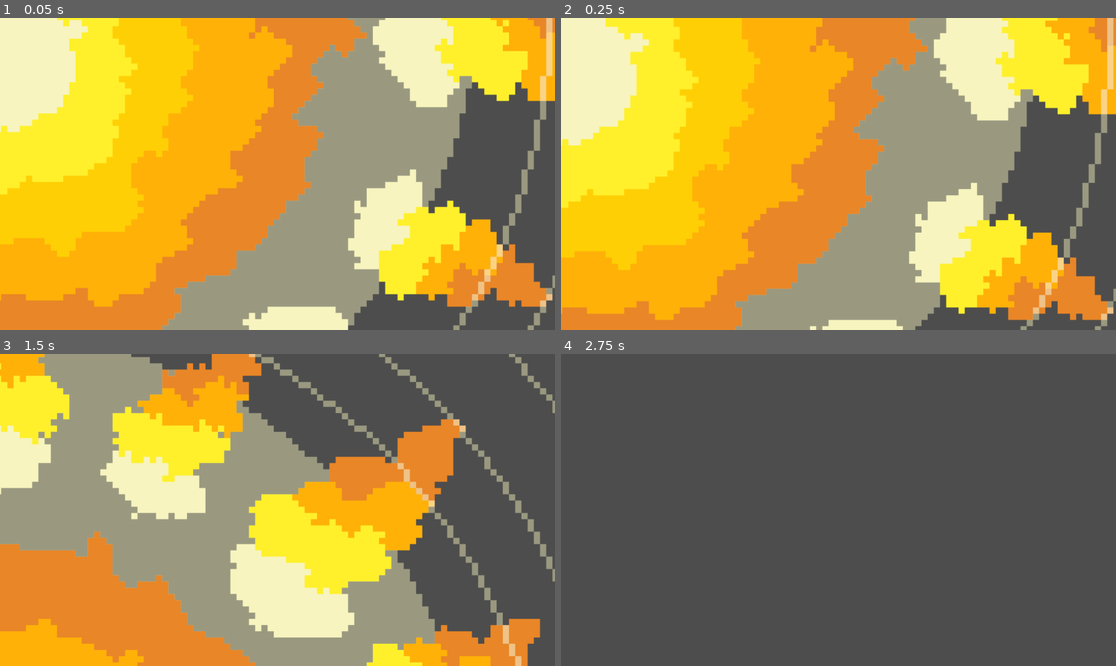
Above: before the commit, frames 1-4 (two rows, left to right).
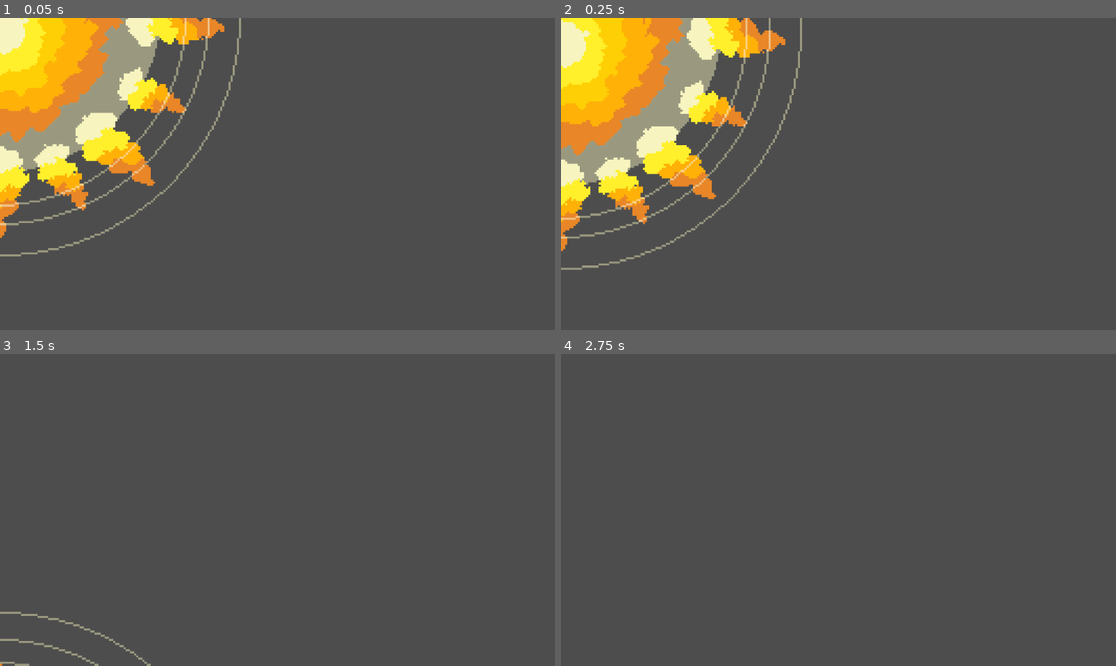
Above: after the commit, the same moments.

Repository: vikbro/FMI-codes-
Game: Godot game, scene res://scenes/Sun.tscn
The game is run twice, just before and just after one commit, with the same random seed, the same clock (stepped at 60 frames per second) and the same inputs. The project has no main scene, so this scene is started directly.
Inputs:
- Up to frame 1 (0.05 s): no input
- Up to frame 2 (0.25 s): no input
- Up to frame 3 (1.5 s): no input
- Up to frame 4 (2.75 s): no input

The runs differ from the first frame. In frame 1, 87% of the frame differs, in the area x 0-100%, y 0-100%; in frame 2, 88%; in frame 3, 72%; in frame 4, nothing differs.

Commit message:
some new scripts

Diff:
--- a/level.gd
+++ /dev/null
@@ -1,11 +0,0 @@
-extends Node2D
-
-var sun = preload("res://scenes/Sun.tscn")
-var earth = preload("res://scenes/earth.tscn")
-var start_dist = 15
-
-func _process(delta: float) -> void:
-	pass
-
-func update_velocity():
-	pass
--- a/level.tscn
+++ /dev/null
@@ -1,6 +0,0 @@
-[gd_scene format=3 uid="uid://baj62i50slq74"]
-
-[ext_resource type="Script" uid="uid://b0mhntcb5bibd" path="res://level.gd" id="1_u52ul"]
-
-[node name="Node2D" type="Node2D" unique_id=1709879849]
-script = ExtResource("1_u52ul")
--- a/project.godot
+++ b/project.godot
@@ -8,15 +8,19 @@
 
 config_version=5
 
+[animation]
+
+compatibility/default_parent_skeleton_in_mesh_instance_3d=true
+
 [application]
 
 config/name="SafeSpace"
-config/features=PackedStringArray("4.4", "Forward Plus")
+config/features=PackedStringArray("4.6", "Forward Plus")
 config/icon="res://sprites/icon.svg"
 
 [autoload]
 
-Signals="*uid://bjs3tltsgdhmn"
+Event="*uid://dkmiy275bnsxe"
 
 [file_customization]
 
--- /dev/null
+++ b/scenes/Earth.gd
@@ -0,0 +1,5 @@
+extends RigidBody2D
+var cel: Celestial
+
+func _ready() -> void:
+	cel = get_parent()
--- /dev/null
+++ b/scenes/Moon.gd
@@ -0,0 +1 @@
+extends RigidBody2D
--- /dev/null
+++ b/scenes/Sun.gd
@@ -0,0 +1 @@
+extends RigidBody2D
--- a/scenes/Sun.tscn
+++ b/scenes/Sun.tscn
@@ -1,18 +1,18 @@
 [gd_scene format=3 uid="uid://chrgsuib5ef5k"]
 
-[ext_resource type="Script" uid="uid://danwfvf8m7uyu" path="res://scripts/sun.gd" id="1_5fsc2"]
-[ext_resource type="Texture2D" uid="uid://tn5xpbybrnwn" path="res://sprites/Sun-kingdom_128(1).png" id="2_s0bcd"]
+[ext_resource type="Texture2D" uid="uid://tn5xpbybrnwn" path="res://sprites/planets/Sun-kingdom_128(1).png" id="1_5fsc2"]
+[ext_resource type="Script" uid="uid://2moxk4x0byny" path="res://scenes/Sun.gd" id="1_s0bcd"]
 
 [sub_resource type="CircleShape2D" id="CircleShape2D_kpfv7"]
 
 [node name="RigidBody2D" type="RigidBody2D" unique_id=874118908]
-script = ExtResource("1_5fsc2")
+script = ExtResource("1_s0bcd")
 
 [node name="CollisionShape2D" type="CollisionShape2D" parent="." unique_id=1886212509]
-scale = Vector2(150, 150)
+scale = Vector2(50, 50)
 shape = SubResource("CircleShape2D_kpfv7")
 
 [node name="Sprite2D" type="Sprite2D" parent="." unique_id=382620570]
-position = Vector2(2.4999933, 54.999924)
-scale = Vector2(1.285547, 1.2945313)
-texture = ExtResource("2_s0bcd")
+position = Vector2(6.67572e-06, 15.000025)
+scale = Vector2(0.4351563, 0.4320312)
+texture = ExtResource("1_5fsc2")
--- a/scenes/earth.tscn
+++ b/scenes/earth.tscn
@@ -1,10 +1,18 @@
 [gd_scene format=3 uid="uid://c5kmdilnux2qn"]
+
+[ext_resource type="Script" uid="uid://cpcc8dh5445a8" path="res://scenes/Earth.gd" id="1_2umt7"]
+[ext_resource type="Texture2D" uid="uid://c3oosxpkdlkdr" path="res://sprites/icon.svg" id="1_afhwv"]
 
 [sub_resource type="CircleShape2D" id="CircleShape2D_0iepj"]
 
 [node name="RigidBody2D" type="RigidBody2D" unique_id=276760888]
+script = ExtResource("1_2umt7")
 
 [node name="CollisionShape2D" type="CollisionShape2D" parent="." unique_id=756458522]
+scale = Vector2(10, 10)
 shape = SubResource("CircleShape2D_0iepj")
 
 [node name="Sprite2D" type="Sprite2D" parent="." unique_id=1007484927]
+position = Vector2(0.9999962, -0.4999981)
+scale = Vector2(1.546875, 1.5703125)
+texture = ExtResource("1_afhwv")
--- /dev/null
+++ b/scenes/level.tscn
@@ -0,0 +1,8 @@
+[gd_scene format=3 uid="uid://baj62i50slq74"]
+
+[ext_resource type="Script" uid="uid://b0mhntcb5bibd" path="res://scripts/level.gd" id="1_2q6dc"]
+
+[node name="Node2D" type="Node2D" unique_id=1709879849]
+script = ExtResource("1_2q6dc")
+
+[node name="Camera2D" type="Camera2D" parent="." unique_id=183317198]
--- /dev/null
+++ b/scenes/moon.tscn
@@ -0,0 +1,17 @@
+[gd_scene format=3 uid="uid://148ovvtp1on2"]
+
+[ext_resource type="Texture2D" uid="uid://c3oosxpkdlkdr" path="res://sprites/icon.svg" id="1_530pw"]
+[ext_resource type="Script" uid="uid://db4pitcaftv67" path="res://scenes/Moon.gd" id="1_q6it2"]
+
+[sub_resource type="CircleShape2D" id="CircleShape2D_5kn0a"]
+
+[node name="RigidBody2D" type="RigidBody2D" unique_id=1229201611]
+script = ExtResource("1_q6it2")
+
+[node name="CollisionShape2D" type="CollisionShape2D" parent="." unique_id=1958400316]
+scale = Vector2(5, 5)
+shape = SubResource("CircleShape2D_5kn0a")
+
+[node name="Sprite2D" type="Sprite2D" parent="." unique_id=1954657077]
+scale = Vector2(0.78125, 0.765625)
+texture = ExtResource("1_530pw")
--- a/scripts/globals/event.gd
+++ b/scripts/globals/event.gd
@@ -1 +1,3 @@
 extends Node
+
+const GRAV = 6.67
--- /dev/null
+++ b/scripts/level.gd
@@ -0,0 +1,32 @@
+extends Node2D
+
+var Sun = preload("res://scenes/Sun.tscn")
+var Earth = preload("res://scenes/earth.tscn")
+var Moon = preload("res://scenes/moon.tscn")
+@onready var cam: Camera2D = $Camera2D
+var sun
+var earth
+var moon
+
+func _ready() -> void:
+	ProjectSettings.set_setting("physics/2d/default_gravity", 0)
+	sun = Sun.instantiate()
+	add_child(sun)
+	earth = Earth.instantiate()
+	add_child(earth)
+	moon = Moon.instantiate()
+	add_child(moon)
+	sun.set_global_position(Vector2(100, 100))
+	earth.set_global_position(Vector2(1500, 100))
+	moon.set_global_position(Vector2(1600, 100))
+
+func _process(delta: float) -> void:
+	change_cam_pos()
+
+
+func change_cam_pos():
+	cam.position = lerp(cam.position, earth.position, 0.5)
+
+func update_velocity(other_body: RigidBody2D, delta):
+	pass
+#	var distance =
--- a/scripts/sun.gd
+++ /dev/null
@@ -1,8 +0,0 @@
-extends RigidBody2D
-
-
-func _ready() -> void:
-	pass
-
-func _process(delta: float) -> void:
-	pass
--- /dev/null
+++ b/sprites/planets/celestial.gd
@@ -0,0 +1,19 @@
+extends RigidBody2D
+
+class_name Celestial
+
+@export var velocity = Vector2(0, 0)
+var current_body: Celestial
+var force
+var b_mass
+var size
+
+func velocity_change(new_body: RigidBody2D, delta):
+	var distance = new_body.global_position.distance_to(global_position)
+	var force_dir = (new_body.global_position - global_position).normalized()
+	force = force_dir * (Event.GRAV * b_mass * new_body.b_mass / distance)
+	var acceleration = force / b_mass
+	velocity = velocity + acceleration * delta
+
+func position_change(delta):
+	global_position = global_position + velocity * delta
Not shown, added: scenes/Earth.gd.uid
Not shown, added: scenes/Moon.gd.uid
Not shown, added: scenes/Sun.gd.uid
Renamed: level.gd.uid -> scripts/level.gd.uid
Not shown, removed: scripts/sun.gd.uid
Not shown, added: sprites/planets/celestial.gd.uid
